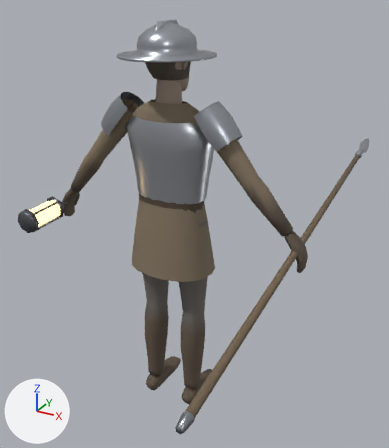
The glTF model assets/models/characters/guard.glb, before and after one commit.
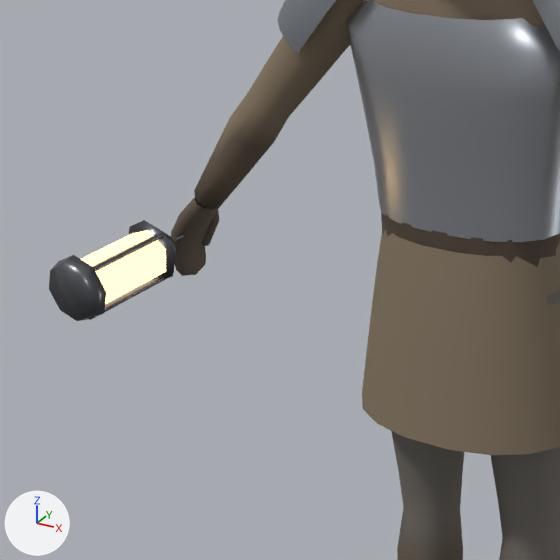
There are two pictures of each version: one whole from a camera (50 mm lens) standing at (1.16, -1.9, 1.92) and looking at (-0.02, 0.25, 0.85), one close up on the part from 0% to 52% of the width and 26% to 71% of the height. Arrows for +X, +Y and +Z are at lower left; the lights stay in place. The last two pictures show the newer version. Vertices at exactly the same position are counted once.

In view in the first close-up: 'Guard'.
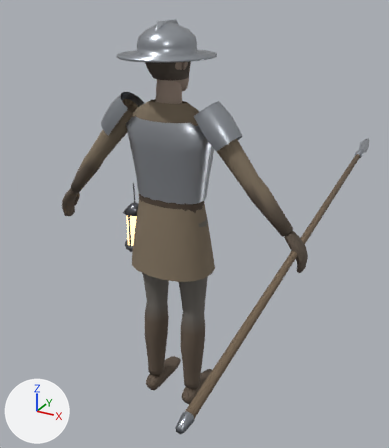
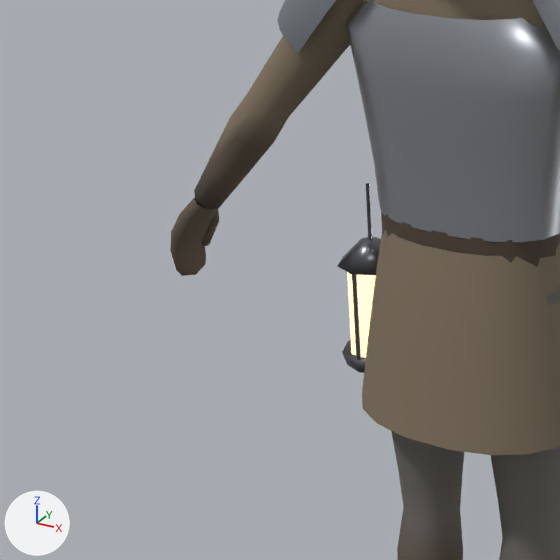
What changed in the scene script:
```text
Change me_guard:
    used by ob_guard; location = (0.0, 0.0, 0.0)
    remove me_guard.from_pydata(...)  # 2884 vertices, 5230 faces; spans x -0.66..0.65, y -1.02..1.58, z 0.0..1.81
    add me_guard.from_pydata(...)  # 2884 vertices, 5230 faces; spans x -0.63..0.65, y -1.02..1.58, z 0.0..1.81
    me_guard part 1: the loose piece of 8 vertices spanning x -0.59..-0.58, y -0.07..0.03, z 0.95..0.96 is multiplied about its middle by the matrix ((0.766, 0.0, -0.643), (-0.641, 0.07, -0.764), (0.045, 0.998, 0.053)), then moved by (0.37, 0.05, 0.09)
    me_guard part 2: the loose piece of 18 vertices spanning x -0.65..-0.53, y -0.12..-0.07, z 0.89..1.01 is multiplied about its middle by the matrix ((0.766, 0.0, -0.643), (-0.641, 0.07, -0.764), (0.045, 0.998, 0.053)), then moved by (0.37, 0.12, 0.02)
    me_guard part 3: the loose piece of 8 vertices spanning x -0.58..-0.57, y -0.28..-0.11, z 0.89..0.91 is multiplied about its middle by the matrix ((0.766, 0.0, -0.643), (-0.641, 0.07, -0.764), (0.045, 0.998, 0.053)), then moved by (0.4, 0.25, -0.03)
    me_guard part 4: the loose piece of 8 vertices spanning x -0.57..-0.55, y -0.29..-0.12, z 0.98..1.0 is multiplied about its middle by the matrix ((0.766, 0.0, -0.643), (-0.641, 0.07, -0.764), (0.045, 0.998, 0.053)), then moved by (0.34, 0.18, -0.12)
    me_guard part 5: the loose piece of 31 vertices spanning x -0.66..-0.54, y -0.3..-0.11, z 0.89..1.0 is multiplied about its middle by the matrix ((0.766, 0.0, -0.643), (-0.641, 0.07, -0.764), (0.045, 0.998, 0.053)), then moved by (0.38, 0.24, -0.09)
    other edits to the shape of me_guard do not show in these pictures
```

Changed parts and their boxes (x1, y1, x2, y2) in the close-ups (560 x 560 px; the box of a moved part takes in the faces that stretch with it):
'Guard', reshaped
    before: (49, 0, 560, 560)
    after: (170, 0, 560, 560)
part 1 of me_guard, moved or reshaped (mostly hidden before)
    before: (172, 235, 184, 242)
    after: (366, 183, 372, 239)
part 2 of me_guard, moved or reshaped
    before: (129, 220, 176, 280)
    after: (338, 237, 381, 275)
part 3 of me_guard, moved or reshaped (not visible afterwards)
    before: (89, 276, 164, 320)
part 4 of me_guard, moved or reshaped
    before: (92, 233, 164, 271)
    after: (352, 274, 361, 360)
part 5 of me_guard, moved or reshaped
    before: (49, 230, 166, 321)
    after: (342, 272, 376, 373)
